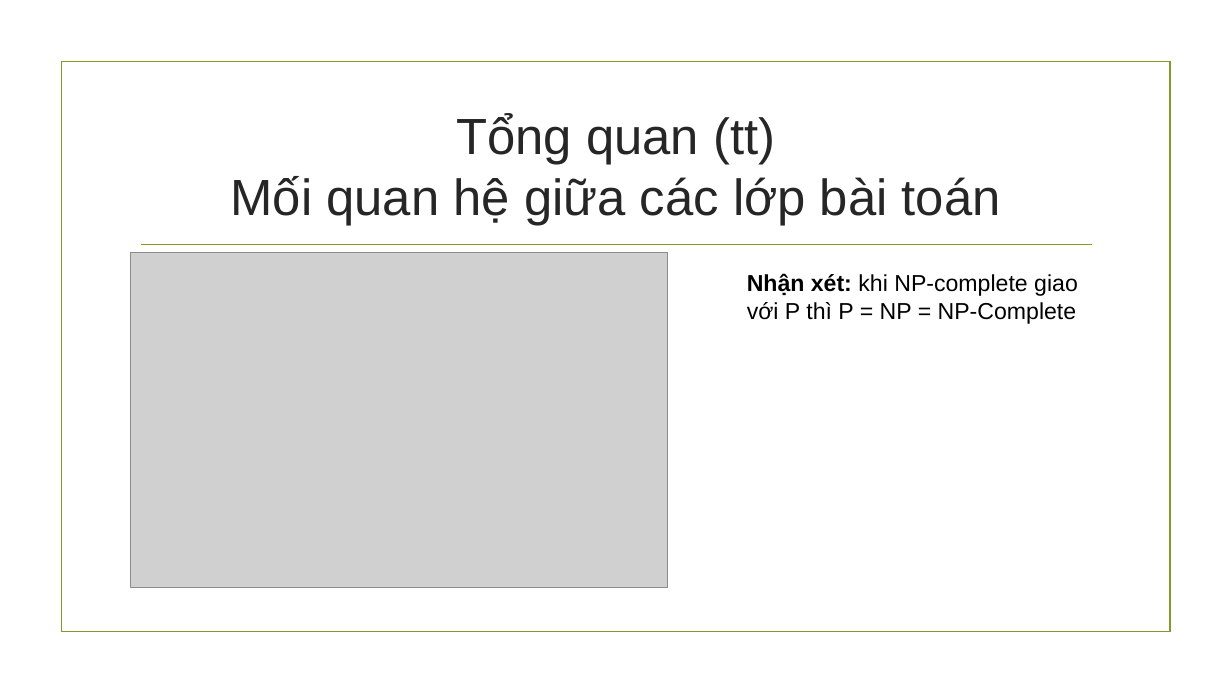
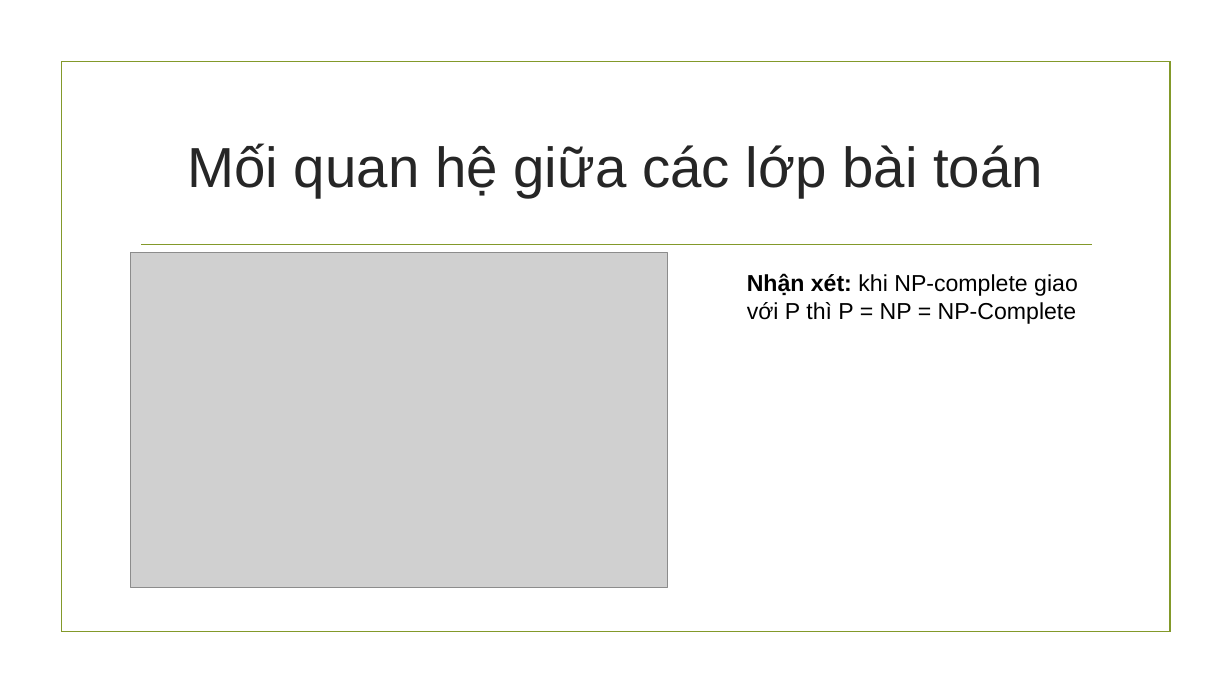
Before and after one commit to hungnguyen0606/PvsNP, a slide deck: slide 9 of Báo cáo đồ án cuối kì.pptx (slide 7 before the commit). Drawn at 1232x693 pixels with LibreOffice and Linux fonts; fonts in the diff are those of the drawing; grey boxes stand for pictures; background and template pictures are left out. Boxes give left, top, right and bottom in pixels: in the first picture for what was removed or moved away, otherwise in the second. Text is boxed around its words. In the diff, an @@ line names an element or a change of style, - is before the commit and + after.

```diff
--- a/Báo cáo đồ án cuối kì.pptx
+++ b/Báo cáo đồ án cuối kì.pptx
@@ title at (187, 143, 1043, 198): text changed; size 39.6 to 44 pt @@
-Tổng quan (tt)
-Mối quan hệ giữa các lớp bài toán
+Mối quan hệ giữa các lớp bài toán
```
Also in this commit, not shown: 12 other slides changed, 9 slides added, 1 other file.
